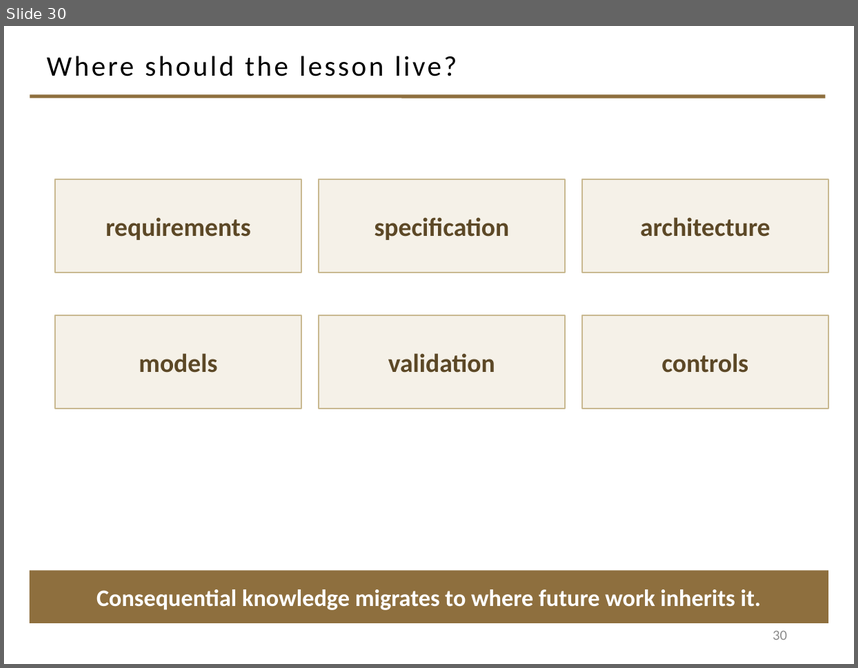
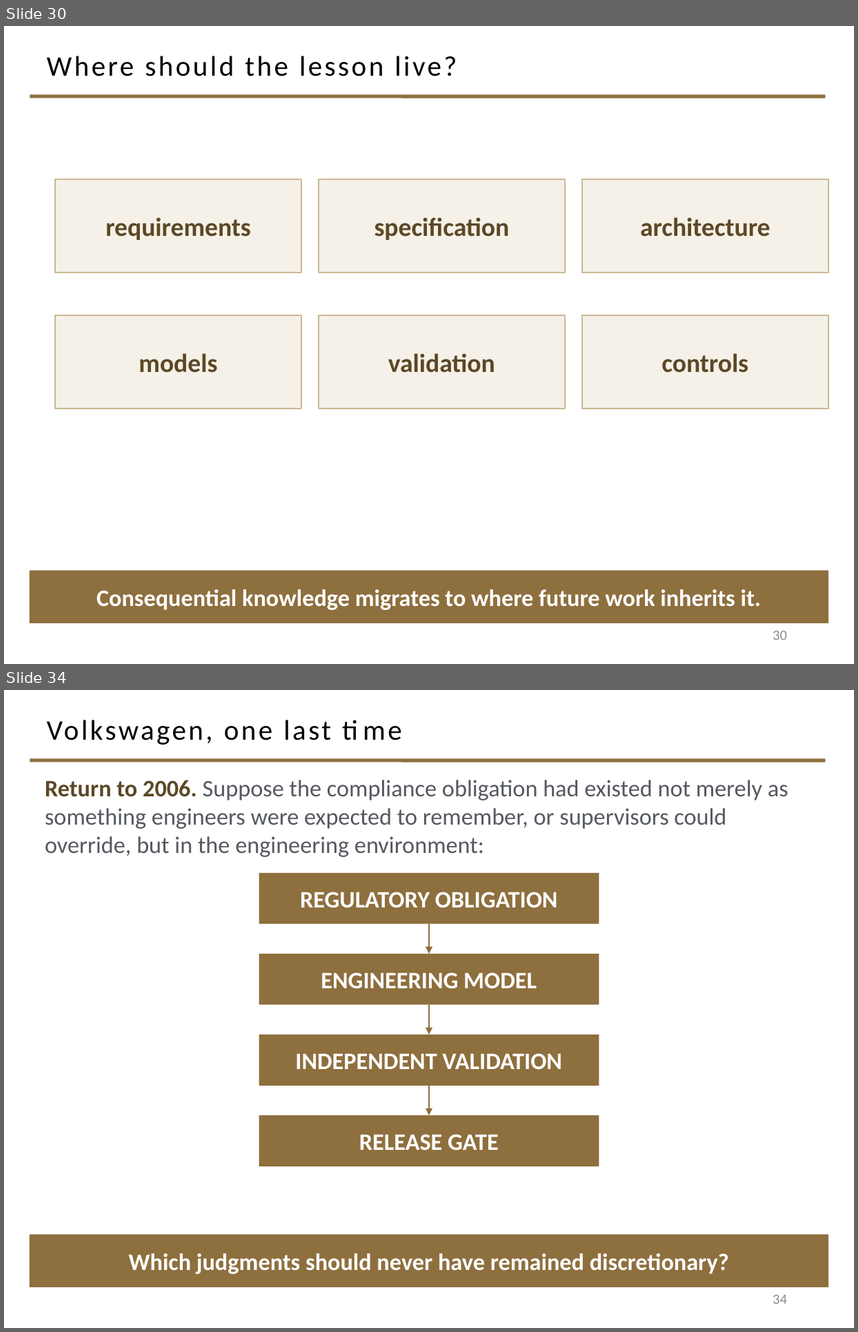
Before and after one commit to davisjam/model-based-agentic-software-engineering, a slide deck: course/lectures/act-2-delegation-and-control/04-failure-aware-engineering/2-4-Failure-Aware-Engineering.pptx. Shown one above the other, each under a label of ours: slide 30 before the commit, slides 30 and 34 after it; the slides between them are not shown. The pictures are 858x668 and 858x1332 pixels, drawn with LibreOffice and Linux fonts; fonts in the diff are those of the drawing; background and template pictures are left out. Boxes give left, top, right and bottom in pixels: in the first picture for what was removed or moved away, otherwise in the second. Text is boxed around its words. In the diff, an @@ line names an element or a change of style, - is before the commit and + after.

Commit message:
deck 2-4: movement 4 — governance conversion climax + modeling-loop closing figure (slides 31-38)

```diff
--- a/course/lectures/act-2-delegation-and-control/04-failure-aware-engineering/2-4-Failure-Aware-Engineering.pptx
+++ b/course/lectures/act-2-delegation-and-control/04-failure-aware-engineering/2-4-Failure-Aware-Engineering.pptx
@@ slide 34 added at (4, 690, 854, 1328), background #FFFFFF; not listed: 1 template element that a slide beside it also shows @@
@@ title added at (47, 720, 331, 745), 24 pt, text #000000 @@
+Volkswagen, one last time
@@ text added at (45, 780, 789, 857), 20 pt, text #555960 @@
+Return to 2006. Suppose the compliance obligation had existed not merely as something engineers were expected to remember, or supervisors could override, but in the engineering environment:
@@ rectangle added at (259, 873, 599, 924), fill #8E6F3E, 20 pt, text #FFFFFF, bold @@
+REGULATORY OBLIGATION
@@ arrow added from (429, 924) to (429, 954), #8E6F3E 1.5 pt @@
@@ rectangle added at (259, 954, 599, 1005), fill #8E6F3E, 20 pt, text #FFFFFF, bold @@
+ENGINEERING MODEL
@@ arrow added from (429, 1005) to (429, 1034), #8E6F3E 1.5 pt @@
@@ rectangle added at (259, 1034, 599, 1085), fill #8E6F3E, 20 pt, text #FFFFFF, bold @@
+INDEPENDENT VALIDATION
@@ arrow added from (429, 1085) to (429, 1115), #8E6F3E 1.5 pt @@
@@ rectangle added at (259, 1115, 599, 1166), fill #8E6F3E, 20 pt, text #FFFFFF, bold @@
+RELEASE GATE
@@ rectangle added at (30, 1234, 829, 1287), fill #8E6F3E, 20 pt, text #FFFFFF, bold @@
+Which judgments should never have remained discretionary?
@@ page number added at (773, 1294, 787, 1303), 12 pt, text #8C8C8C @@
+34
```
Also in this commit, not shown: 7 other slides added.
